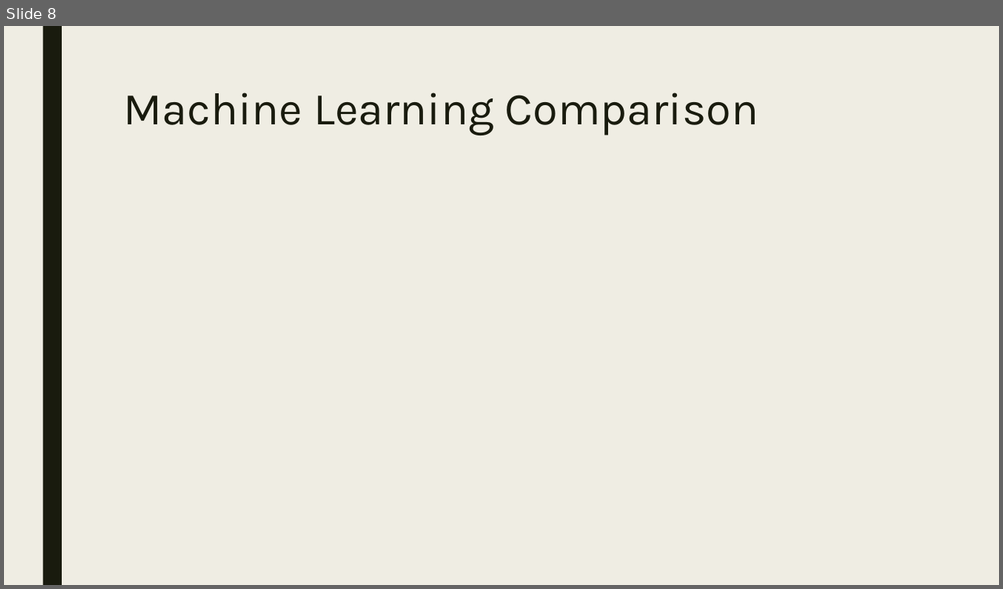
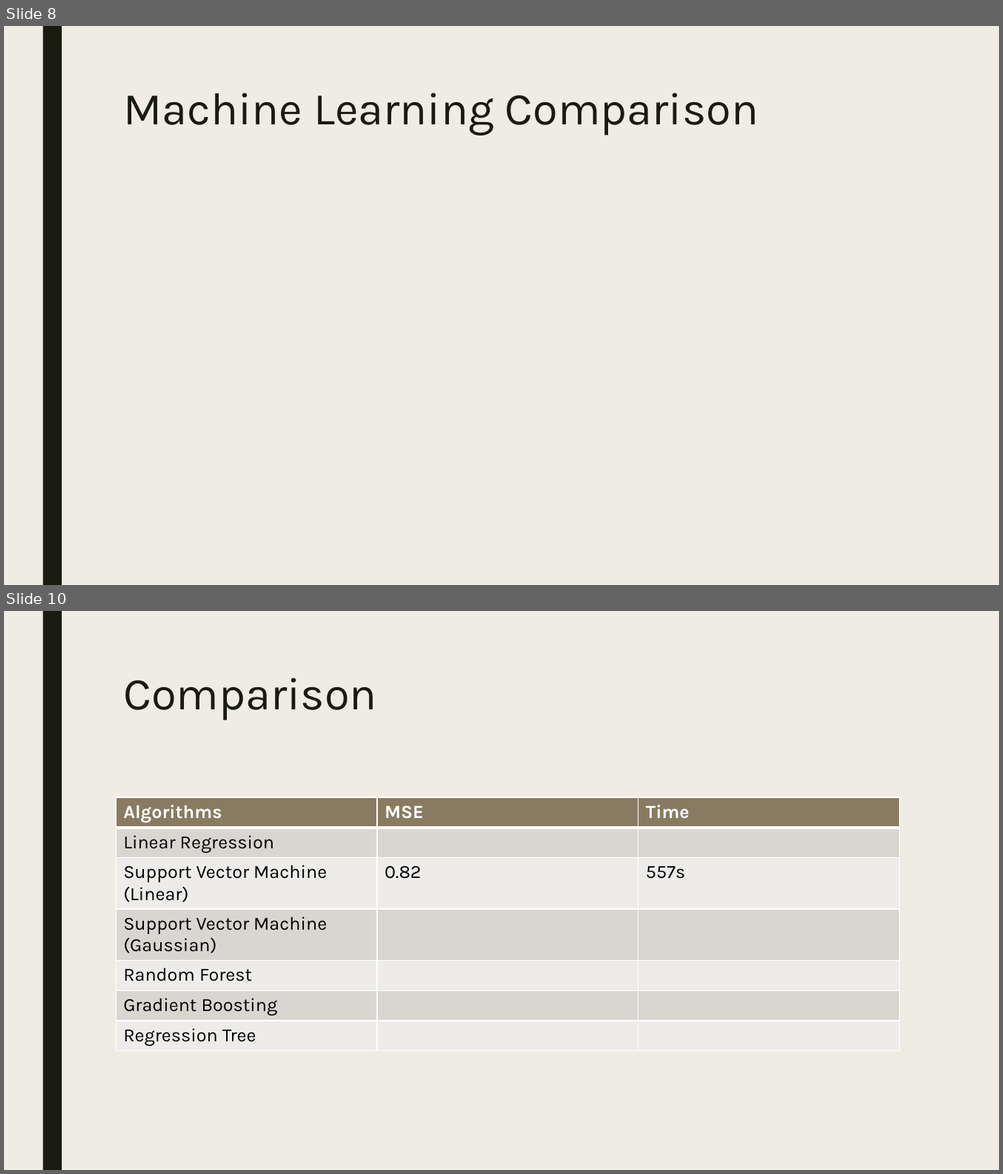
Before and after one commit to nw2359/ADA_Project, a slide deck: doc/Presentation.pptx. Shown one above the other, each under a label of ours: slide 8 before the commit, slides 8 and 10 after it; the slides between them are not shown. The pictures are 1003x589 and 1003x1174 pixels, drawn with LibreOffice and Linux fonts; fonts in the diff are those of the drawing. Boxes give left, top, right and bottom in pixels: in the first picture for what was removed or moved away, otherwise in the second. Text is boxed around its words. In the diff, an @@ line names an element or a change of style, - is before the commit and + after.

```diff
--- a/doc/Presentation.pptx
+++ b/doc/Presentation.pptx
@@ slide 10 added at [4,611,999,1170], background #EFEDE3; not listed: 1 template element that a slide beside it also shows @@
@@ title added at [123,678,377,721], 44 pt, text #191B0E @@
+Comparison
@@ table added at [116,797,899,1054], 7 rows, 3 columns @@
+Algorithms | MSE | Time
+Linear Regression |  | 
+Support Vector Machine (Linear) | 0.82 | 557s
+Support Vector Machine (Gaussian) |  | 
+Random Forest |  | 
+Gradient Boosting |  | 
+Regression Tree |  | 
```
Also in this commit, not shown: 1 slide changed, 1 other slide added, 3 other files.
